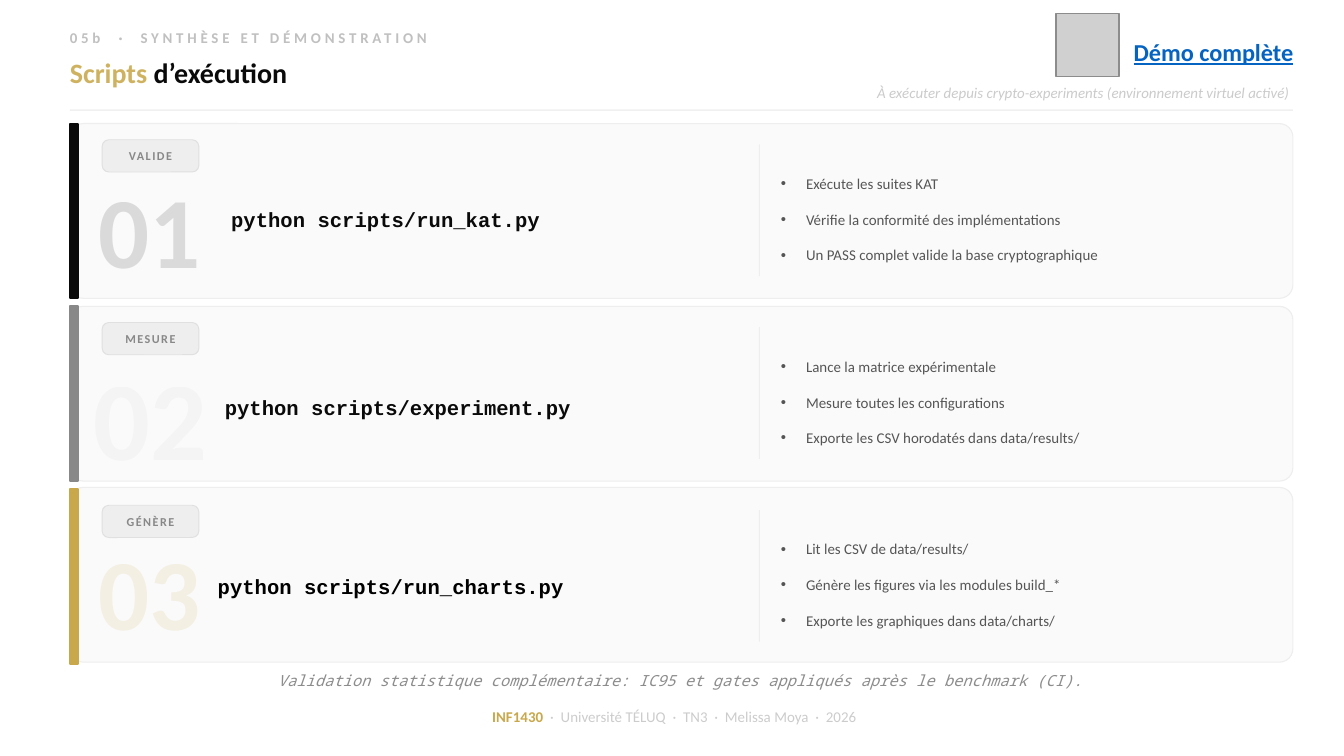
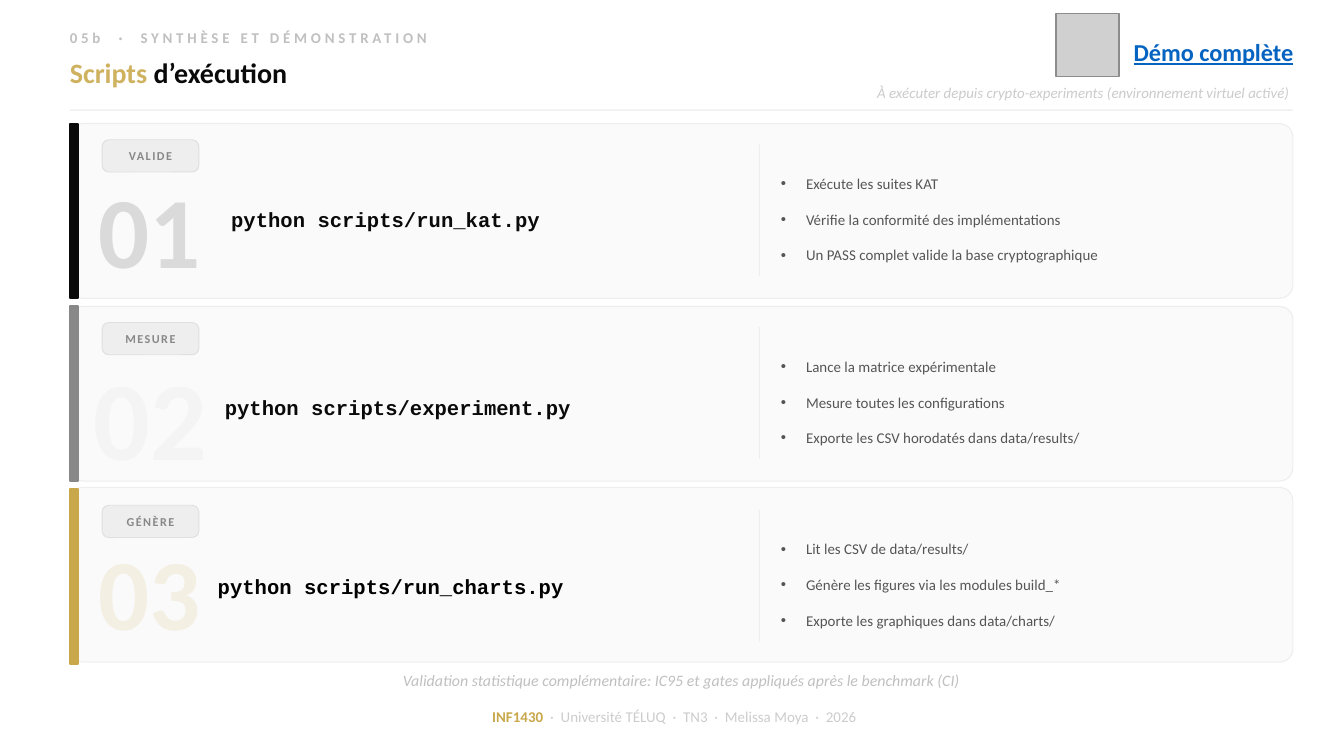
Before and after one commit to moyamelissa/INF1430-Comparaison-Chiffrement-Symetrique, a slide deck: slide 28 of docs/02-deliverables/INF1430_TN3_Melissa_Moya.pptx. Drawn at 1344x756 pixels with LibreOffice and Linux fonts; fonts in the diff are those of the drawing; grey boxes stand for pictures. Boxes give left, top, right and bottom in pixels: in the first picture for what was removed or moved away, otherwise in the second. Text is boxed around its words. In the diff, an @@ line names an element or a change of style, - is before the commit and + after.

```diff
--- a/docs/02-deliverables/INF1430_TN3_Melissa_Moya.pptx
+++ b/docs/02-deliverables/INF1430_TN3_Melissa_Moya.pptx
@@ text at (403,675,959,689): text changed; size 8.2 to 8.5 pt; font Noto Sans Mono to Calibri; text colour #8C8C8C to #C0C0C0 @@
-Validation statistique complémentaire: IC95 et gates appliqués après le benchmark (CI).
+Validation statistique complémentaire: IC95 et gates appliqués après le benchmark (CI)
```
Also in this commit, not shown: 1 other slide changed.
